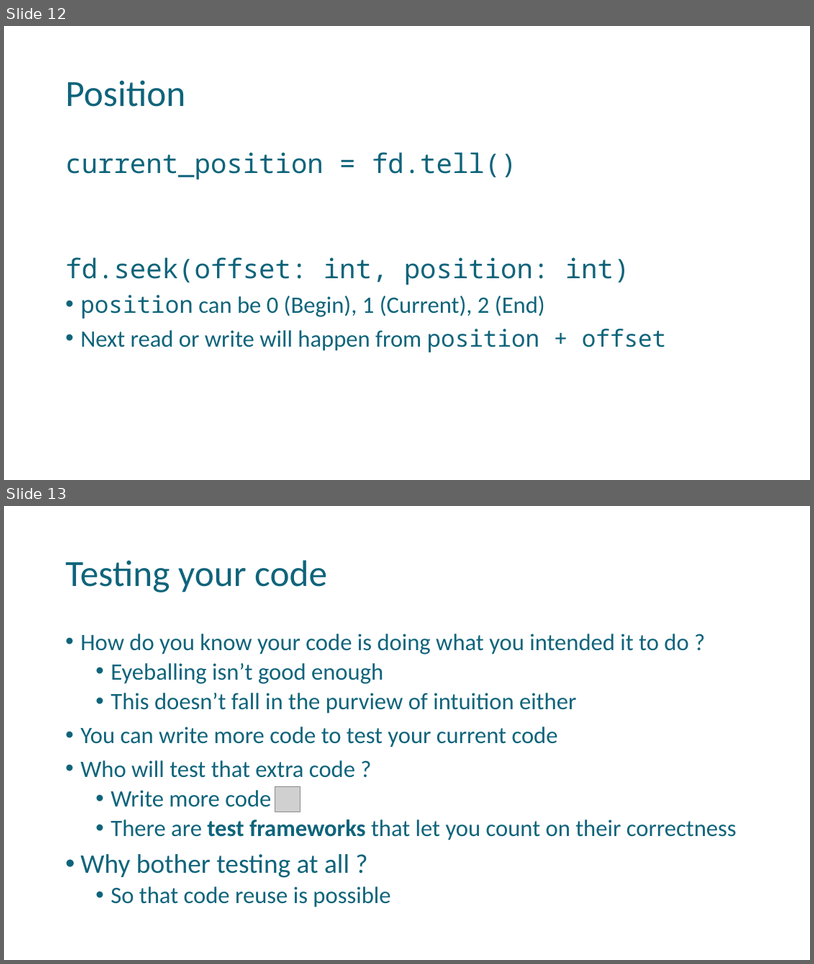
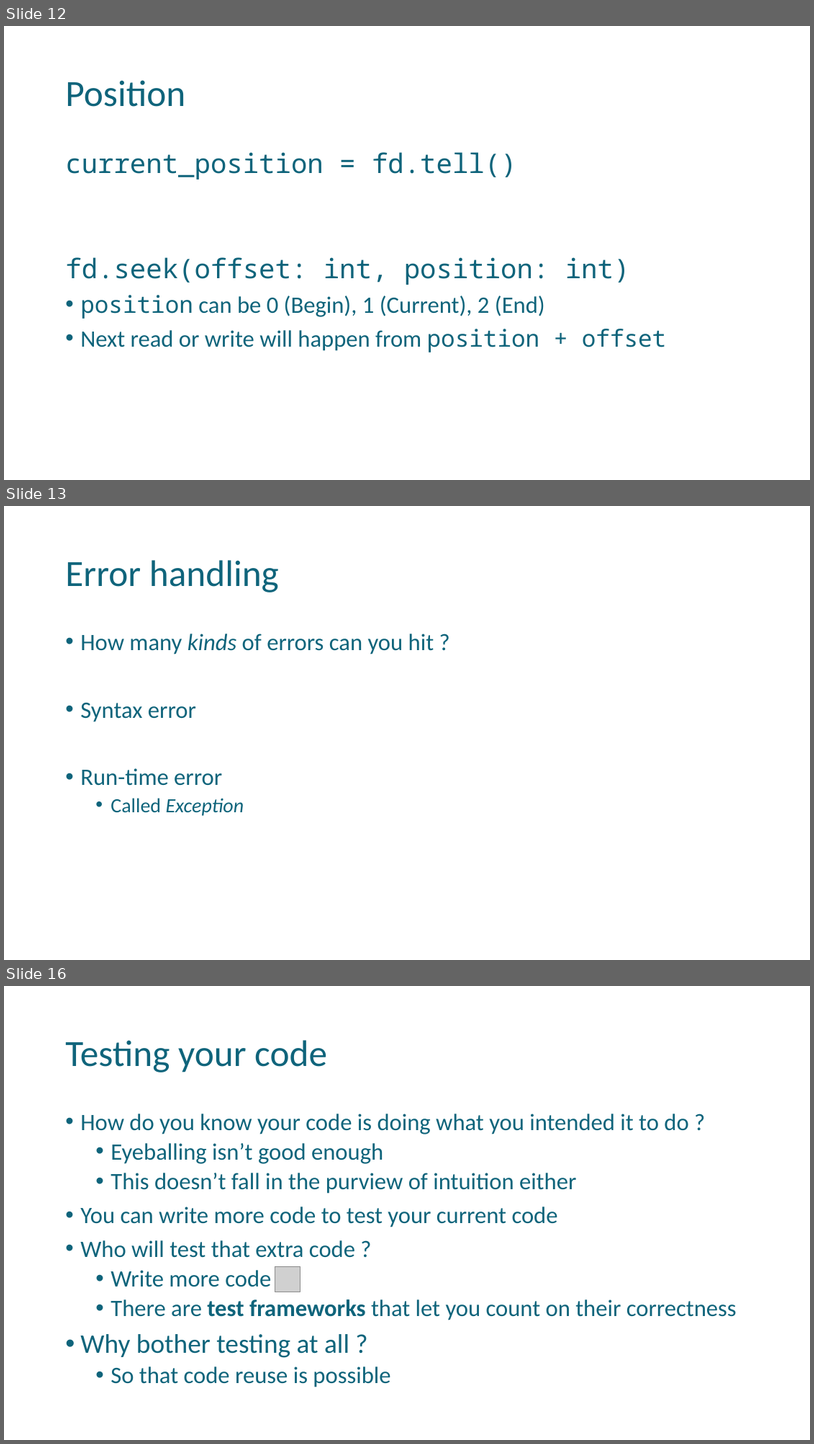
Before and after one commit to uday87j/teach_python, a slide deck: fundamentals/9-Type conversion, Files, doctest.pptx. Shown one above the other, each under a label of ours: slides 12 and 13 before the commit, slides 12, 13 and 16 after it; the slides between them are not shown. The pictures are 814x964 and 814x1444 pixels, drawn with LibreOffice and Linux fonts; fonts in the diff are those of the drawing; grey boxes stand for pictures. Boxes give left, top, right and bottom in pixels: in the first picture for what was removed or moved away, otherwise in the second. Text is boxed around its words. In the diff, an @@ line names an element or a change of style, - is before the commit and + after.

```diff
--- a/fundamentals/9-Type conversion, Files, doctest.pptx
+++ b/fundamentals/9-Type conversion, Files, doctest.pptx
@@ slide 13 added at bbox=[4, 506, 810, 960], background #FFFFFF @@
@@ title added at bbox=[65, 560, 279, 592], 44 pt, text #0F647B @@
+Error handling
@@ text added at bbox=[80, 633, 435, 816], 28 pt, text #0F647B @@
+• How many kinds of errors can you hit ?
+• Syntax error
+• Run-time error
+  • Called Exception
@@ what was slide 13 is now slide 16 @@
```
Also in this commit, not shown: 2 other slides added.
